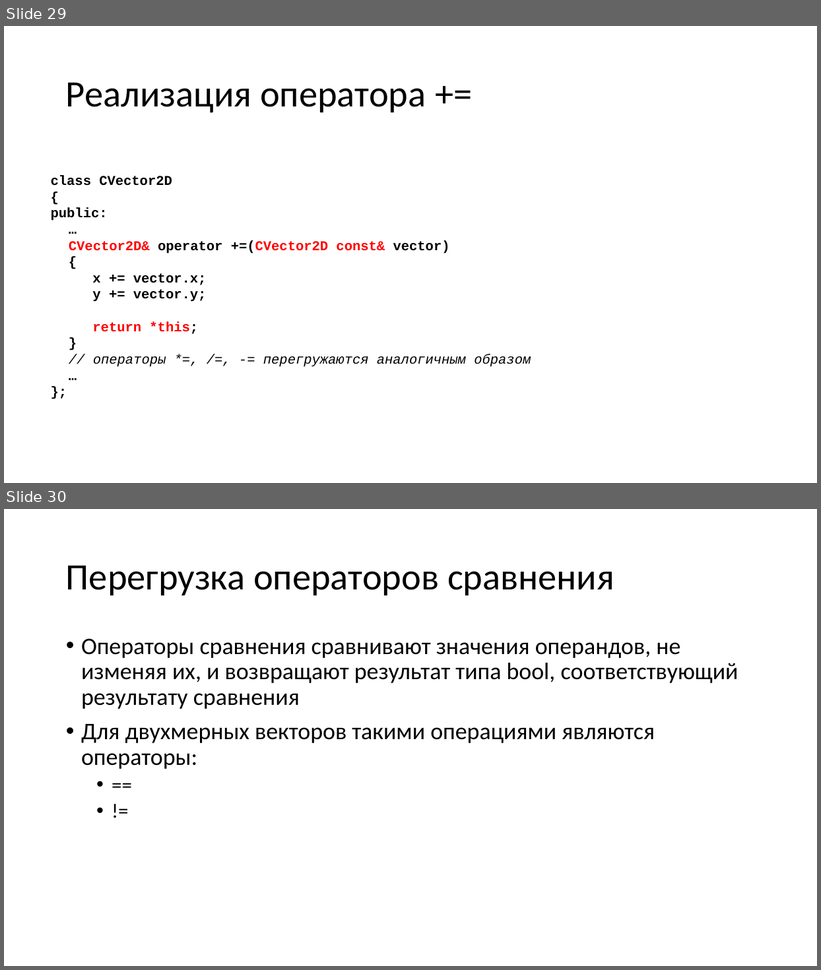
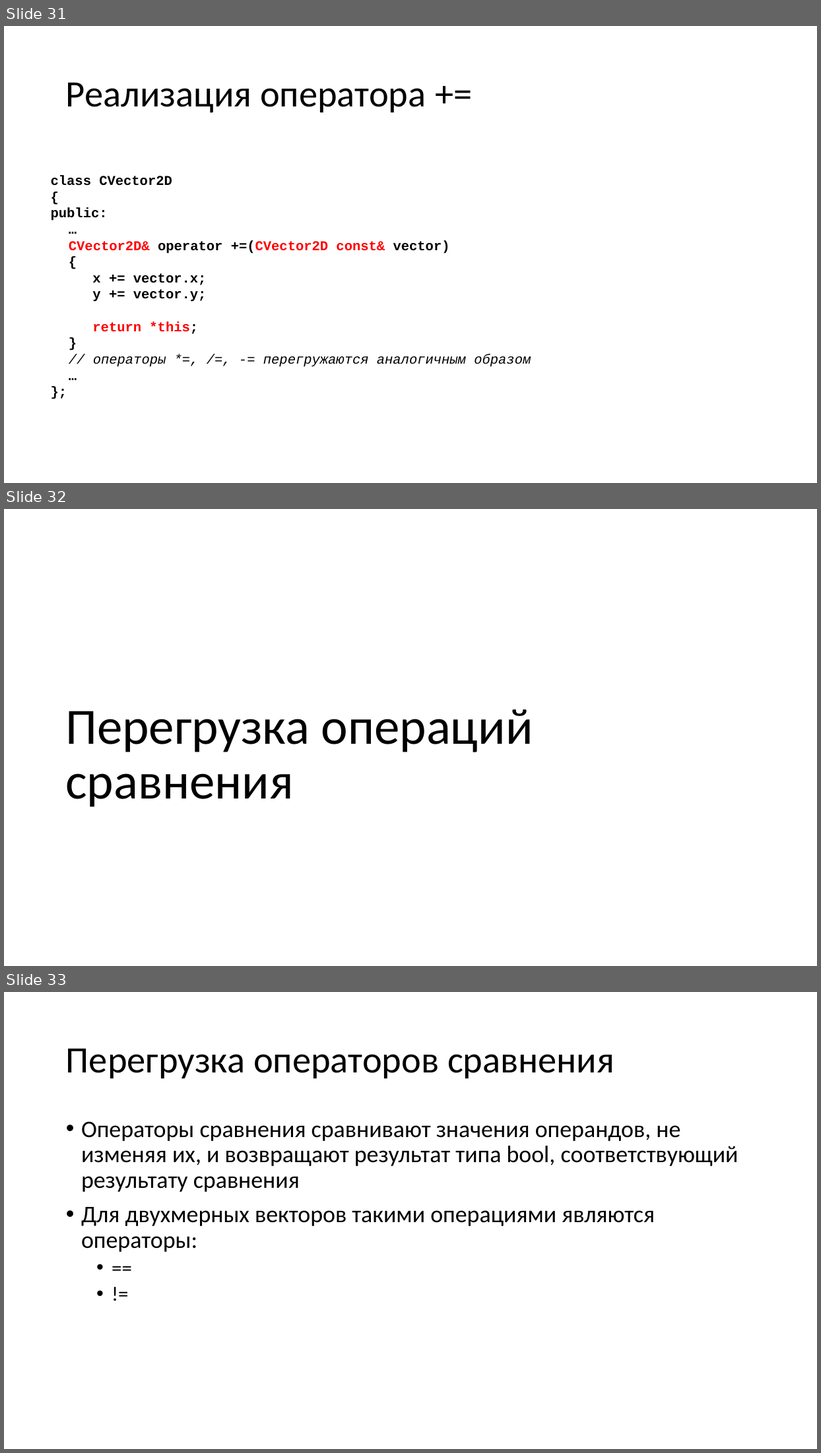
Before and after one commit to alexey-malov/oop, a slide deck: lectures/04/Дружественные функции и классы. Перегрузка операций.pptx. Shown one above the other, each under a label of ours: slides 29 and 30 before the commit, slides 31, 32 and 33 after it. The pictures are 821x970 and 821x1453 pixels, drawn with LibreOffice and Linux fonts; fonts in the diff are those of the drawing. Boxes give left, top, right and bottom in pixels: in the first picture for what was removed or moved away, otherwise in the second. Text is boxed around its words. In the diff, an @@ line names an element or a change of style, - is before the commit and + after.

Commit message:
Обновлены вопросы к экзамену и лекция по перегрузке операций

```diff
--- a/lectures/04/Дружественные функции и классы. Перегрузка операций.pptx
+++ b/lectures/04/Дружественные функции и классы. Перегрузка операций.pptx
@@ slide 32 added at [4, 509, 817, 966], background #FFFFFF @@
@@ title added at [65, 710, 533, 807], 60 pt, text #000000 @@
+Перегрузка операций сравнения
@@ what was slide 29 is now slide 31 @@
@@ what was slide 30 is now slide 33 @@
```
Also in this commit, not shown: 4 slides changed, 3 other slides added, 1 slide removed, 1 other file.
